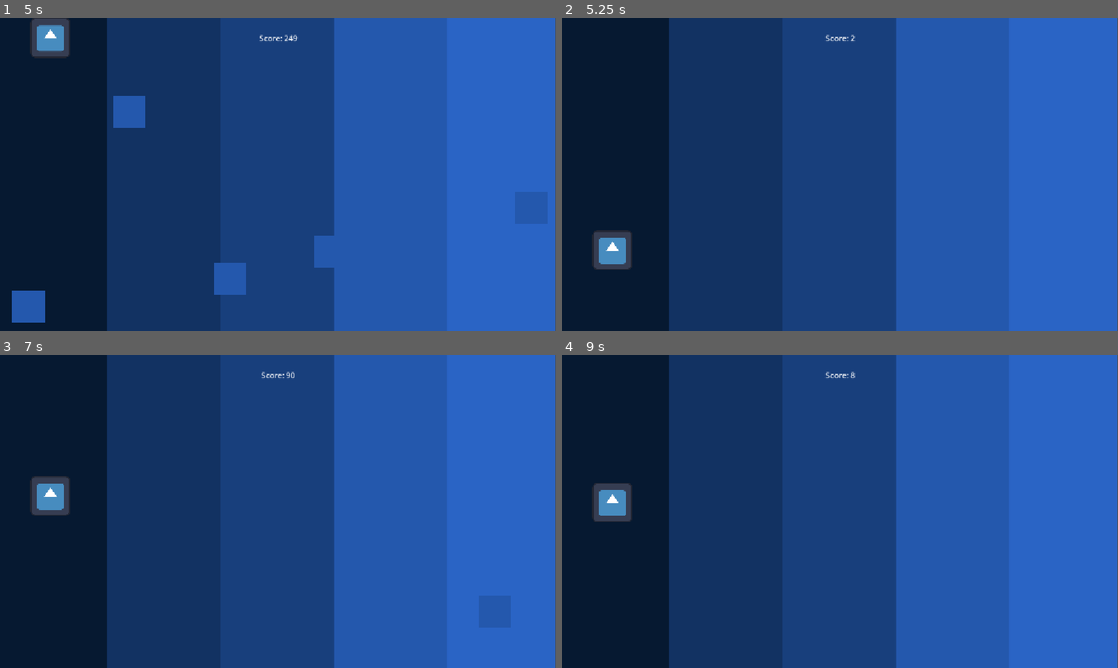
Above: before the commit, frames 1-4 (two rows, left to right).
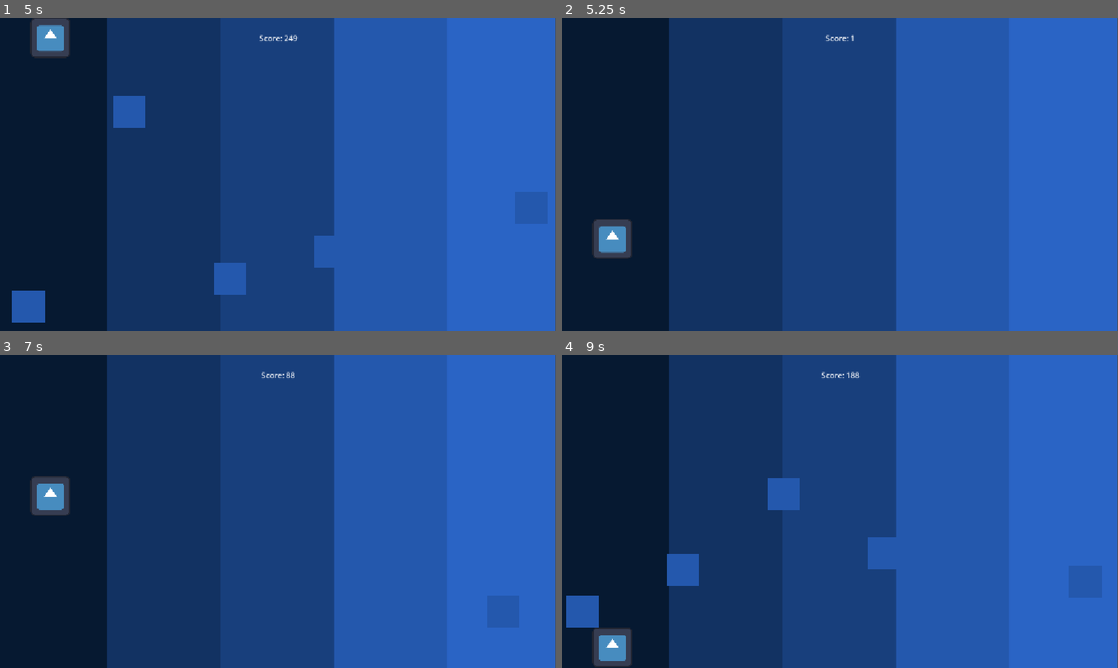
Above: after the commit, the same moments.

Repository: BaguetteLauncher31/Flow
Game: Godot game, scene res://node.tscn
The game is run twice, just before and just after one commit, with the same random seed, the same clock (stepped at 60 frames per second) and the same inputs. The engine's default icon, where the game draws it, is replaced by a stand-in: a white triangle on a blue panel in a dark square.
Inputs (mouse positions are in pixels of both pictures, inside the frame that each line leads up to):
- Up to frame 1 (5 s): tap Enter at 0.5 s; move the mouse to (400, 158) at 0.52 s; hold Right 0.53-1.28 s; tap Alt at 0.6, 2.1, 3.6 s; click (400, 158) at 0.67 s; tap Space at 1.25 s; move the mouse to (166, 190) at 1.27 s; hold S (down) 1.28-2.03 s; tap Shift at 1.35, 2.85, 4.35 s; move the mouse to (333, 105) at 2.02 s; hold Right 2.03-2.78 s; move the mouse to (250, 237) at 2.77 s; hold W (up) 2.78-3.53 s; click (250, 237) at 2.92 s; move the mouse to (444, 221) at 3.52 s; hold Left from 3.53 s (still down); move the mouse to (111, 127) at 4.27 s
- Up to frame 2 (5.25 s): move the mouse to (867, 174) at 5.02 s; release Left at 5.03 s; hold S (down) from 5.03 s (still down); tap Alt at 5.1 s; click (867, 174) at 5.17 s
- Up to frame 3 (7 s): tap Enter at 5.75 s; move the mouse to (194, 433) at 5.77 s; release S (down) at 5.78 s; hold Right 5.78-6.53 s; tap Shift at 5.85 s; tap Space at 6.5 s; move the mouse to (400, 495) at 6.52 s; hold W (up) from 6.53 s (still down); tap Alt at 6.6 s
- Up to frame 4 (9 s): move the mouse to (728, 527) at 7.27 s; release W (up) at 7.28 s; hold Right 7.28-8.03 s; tap Shift at 7.35, 8.85 s; click (728, 527) at 7.42 s; move the mouse to (895, 442) at 8.02 s; hold S (down) 8.03-8.78 s; tap Alt at 8.1 s; move the mouse to (812, 574) at 8.77 s; hold Left from 8.78 s (still down)

Frame 1 is identical in both runs. In frame 2, 0.8% of the frame differs, in the area x 5-53%, y 5-81%; in frame 3, less than 0.1%; in frame 4, 4.2%, in the area x 0-61%, y 5-100%.

Commit message:
Made collision activate only with head on collisions with obstacles, players can now touch the back and sides of collision blocks

Diff:
--- a/node.gd
+++ b/node.gd
@@ -13,5 +13,12 @@
 		if obstacle_scene and player:
 			var obstacle: Node2D = obstacle_scene.instantiate()
 			obstacle.global_position = Vector2(player.global_position.x + 1200, randf_range(-420, 100))
+			var bumper: Area2D = obstacle.get_node("FrontBumper")
+			bumper.body_entered.connect(_on_obstacle_hit)
 			add_child(obstacle)
 			print("spawned: ", obstacle.global_position)
+
+
+func _on_obstacle_hit(body: Node2D) -> void:
+	if body == player:
+		get_tree().reload_current_scene()
--- a/obstacle.tscn
+++ b/obstacle.tscn
@@ -4,6 +4,9 @@
 
 [sub_resource type="RectangleShape2D" id="RectangleShape2D_ubmik"]
 size = Vector2(66, 66)
+
+[sub_resource type="RectangleShape2D" id="RectangleShape2D_6t334"]
+size = Vector2(11, 65)
 
 [node name="Area 2D" type="StaticBody2D" unique_id=1538001761]
 
@@ -15,3 +18,10 @@
 [node name="CollisionShape2D" type="CollisionShape2D" parent="." unique_id=815738647]
 position = Vector2(533, 391)
 shape = SubResource("RectangleShape2D_ubmik")
+
+[node name="FrontBumper" type="Area2D" parent="." unique_id=1547825536]
+position = Vector2(436, 350)
+
+[node name="CollisionShape2D" type="CollisionShape2D" parent="FrontBumper" unique_id=1112338617]
+position = Vector2(69, 41)
+shape = SubResource("RectangleShape2D_6t334")
--- a/player.gd
+++ b/player.gd
@@ -22,8 +22,4 @@
 
 	move_and_slide()
 
-	if get_slide_collision_count() > 0:
-		global_position = start_position
-		get_tree().reload_current_scene()
-
 	global_position.y = clamp(global_position.y, -283, 283)
